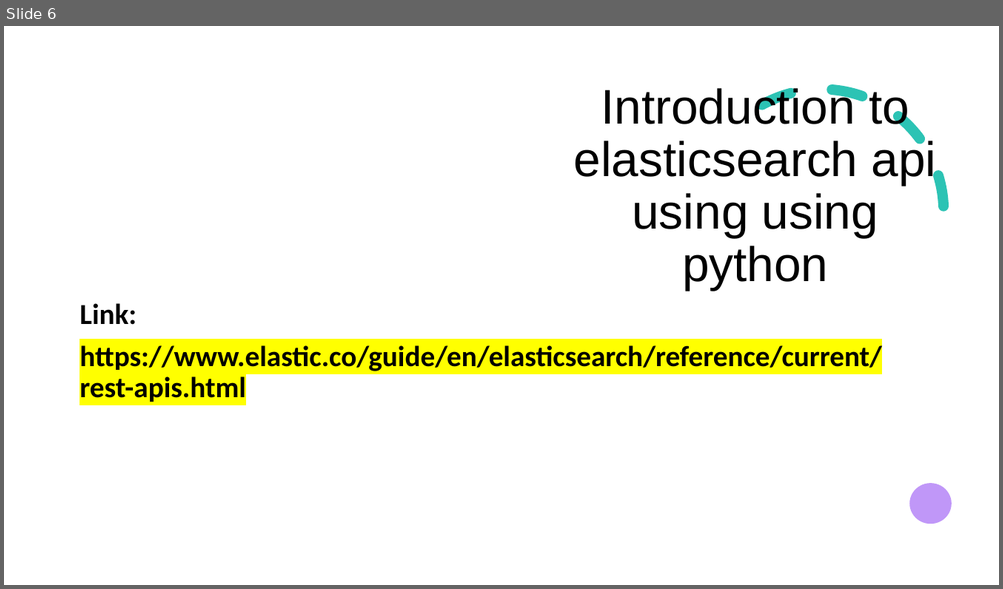
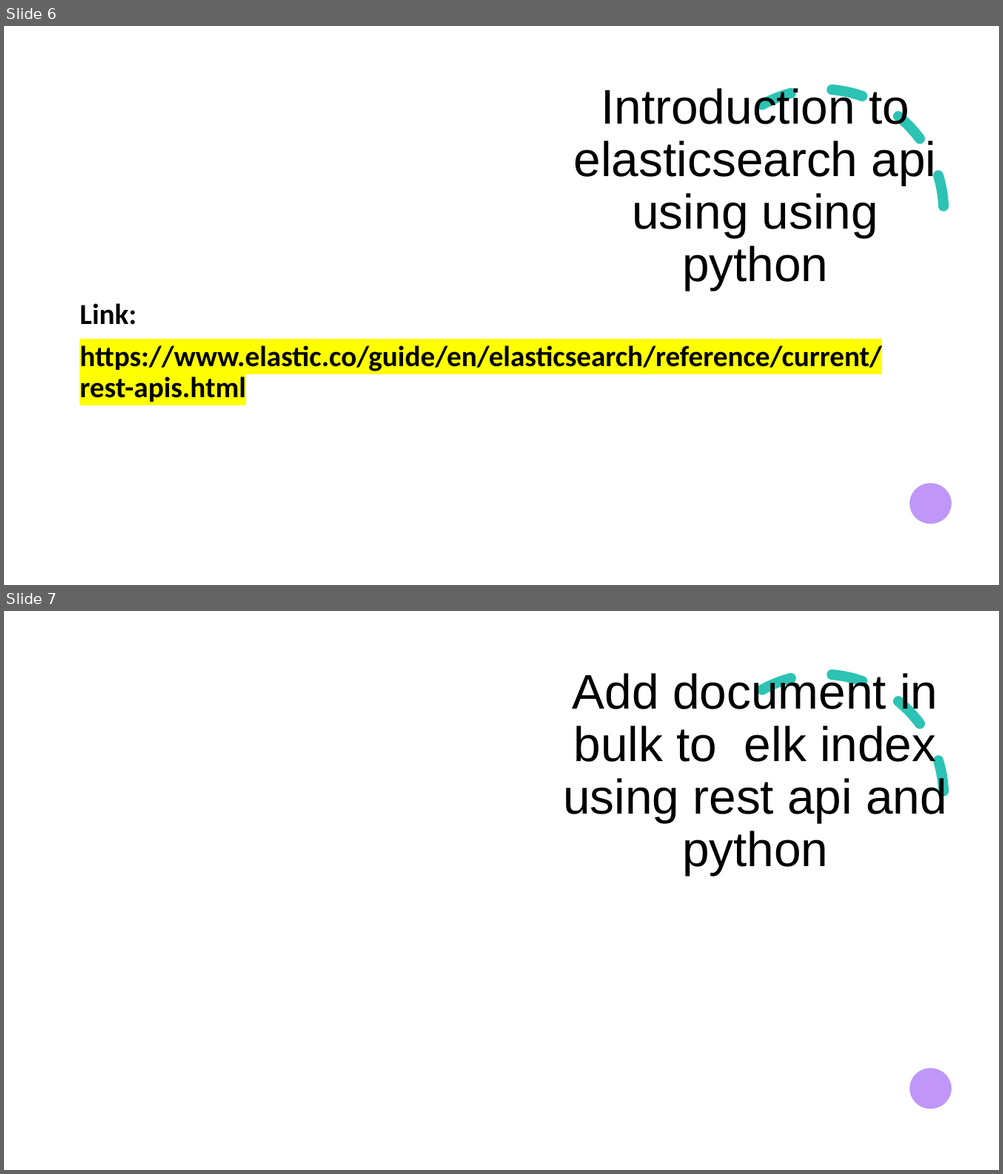
Before and after one commit to ronidas39/elkpython, a slide deck: Tutorial8/tutorial8.pptx. Shown one above the other, each under a label of ours: slide 6 before the commit, slides 6 and 7 after it. The pictures are 1003x589 and 1003x1174 pixels, drawn with LibreOffice and Linux fonts; fonts in the diff are those of the drawing. Boxes give left, top, right and bottom in pixels: in the first picture for what was removed or moved away, otherwise in the second. Text is boxed around its words. In the diff, an @@ line names an element or a change of style, - is before the commit and + after.

```diff
--- a/Tutorial8/tutorial8.pptx
+++ b/Tutorial8/tutorial8.pptx
@@ slide 7 added at box(4, 611, 999, 1170), background #FFFFFF; not listed: 2 template elements that a slide beside it also shows @@
@@ rectangle added at box(4, 611, 999, 1170), fill #FFFFFF @@
@@ freeform shape added at box(836, 611, 929, 649), fill #2CC3B4 @@
@@ title added at box(563, 670, 947, 875), 47 pt, text #000000 @@
+Add document in bulk to elk index using rest api and python
@@ arc (boxed as its full ellipse) added at box(700, 675, 943, 918), outline #2CC3B4 10 pt dashed @@
@@ ellipse added at box(910, 1068, 951, 1110), fill #C097F8 @@
```
Also in this commit, not shown: 1 slide changed, 1 slide removed, 4 other files.
